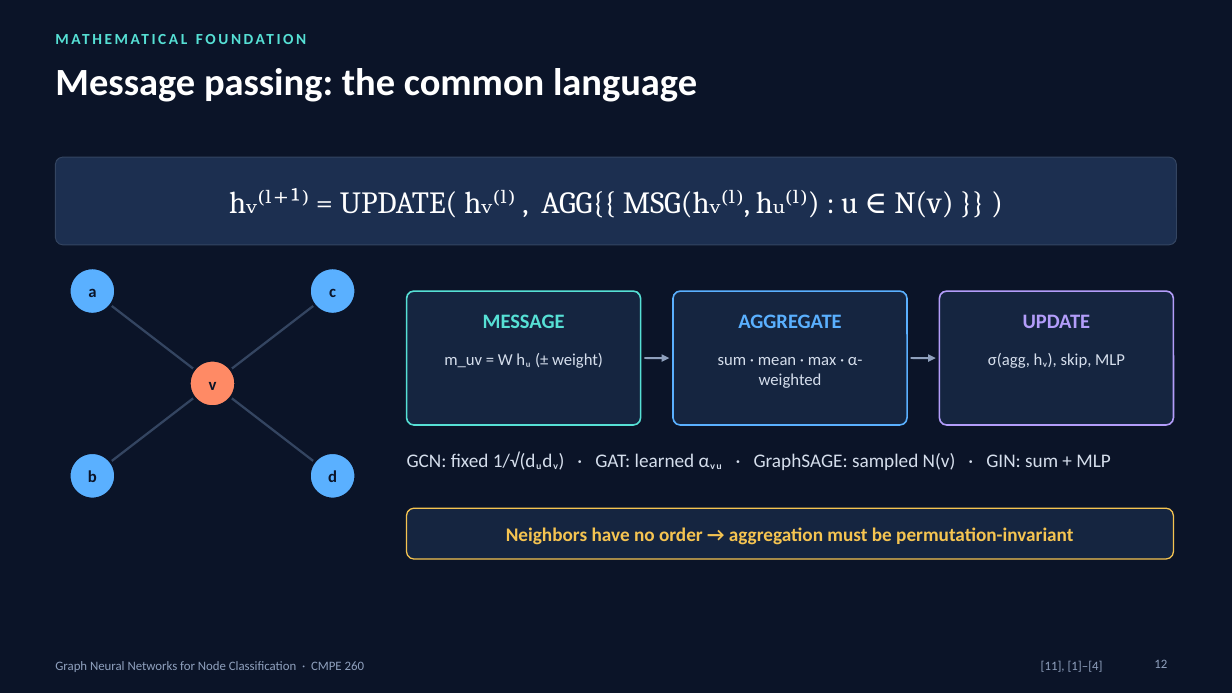
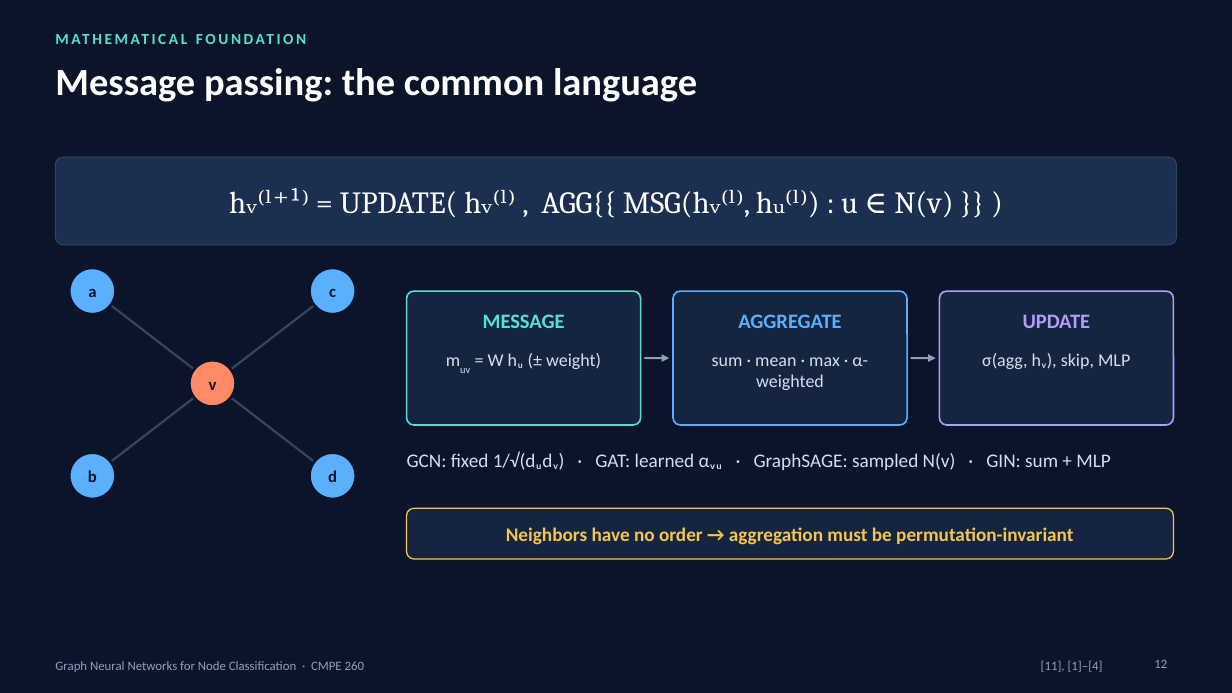
Before and after one commit to DMgaming00/CMPE-260, a slide deck: slide 12 of Project 3/presentation/GNN_Lecture_60_Slides.pptx. Drawn at 1232x693 pixels with LibreOffice and Linux fonts; fonts in the diff are those of the drawing. Boxes give left, top, right and bottom in pixels: in the first picture for what was removed or moved away, otherwise in the second. Text is boxed around its words. In the diff, an @@ line names an element or a change of style, - is before the commit and + after.

```diff
--- a/Project 3/presentation/GNN_Lecture_60_Slides.pptx
+++ b/Project 3/presentation/GNN_Lecture_60_Slides.pptx
@@ text at [488, 353, 601, 369]: text changed; size 13 to 14 pt @@
-m_uv = W hᵤ (± weight)
+muv = W hᵤ (± weight)
@@ text "sum · mean · max ..." at [712, 357, 868, 390]: size 13 to 14 pt @@
@@ text "σ(agg, hᵥ), skip, MLP" at [982, 353, 1130, 369]: size 13 to 14 pt @@
```
Also in this commit, not shown: 22 other slides changed, 7 other files.
